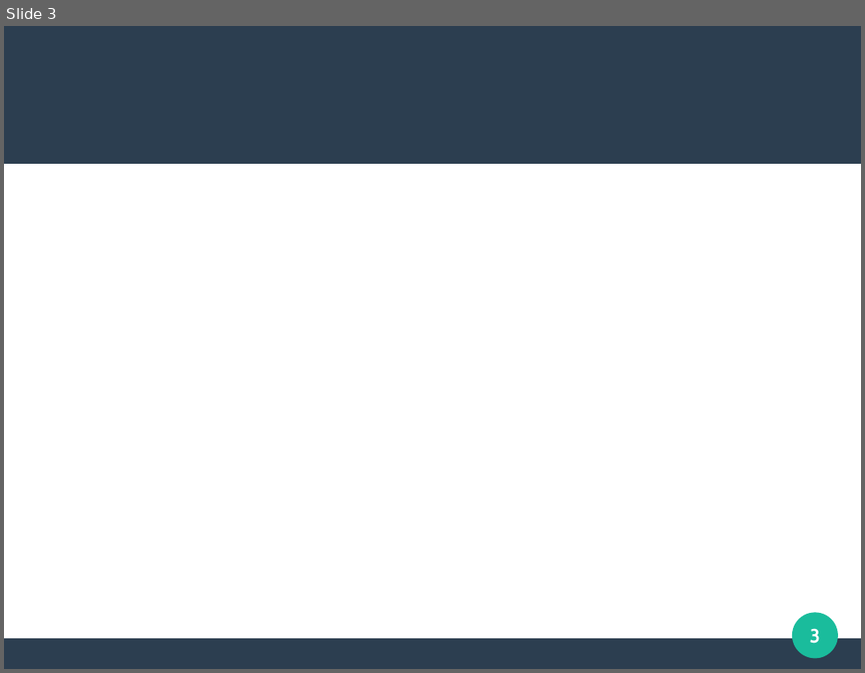
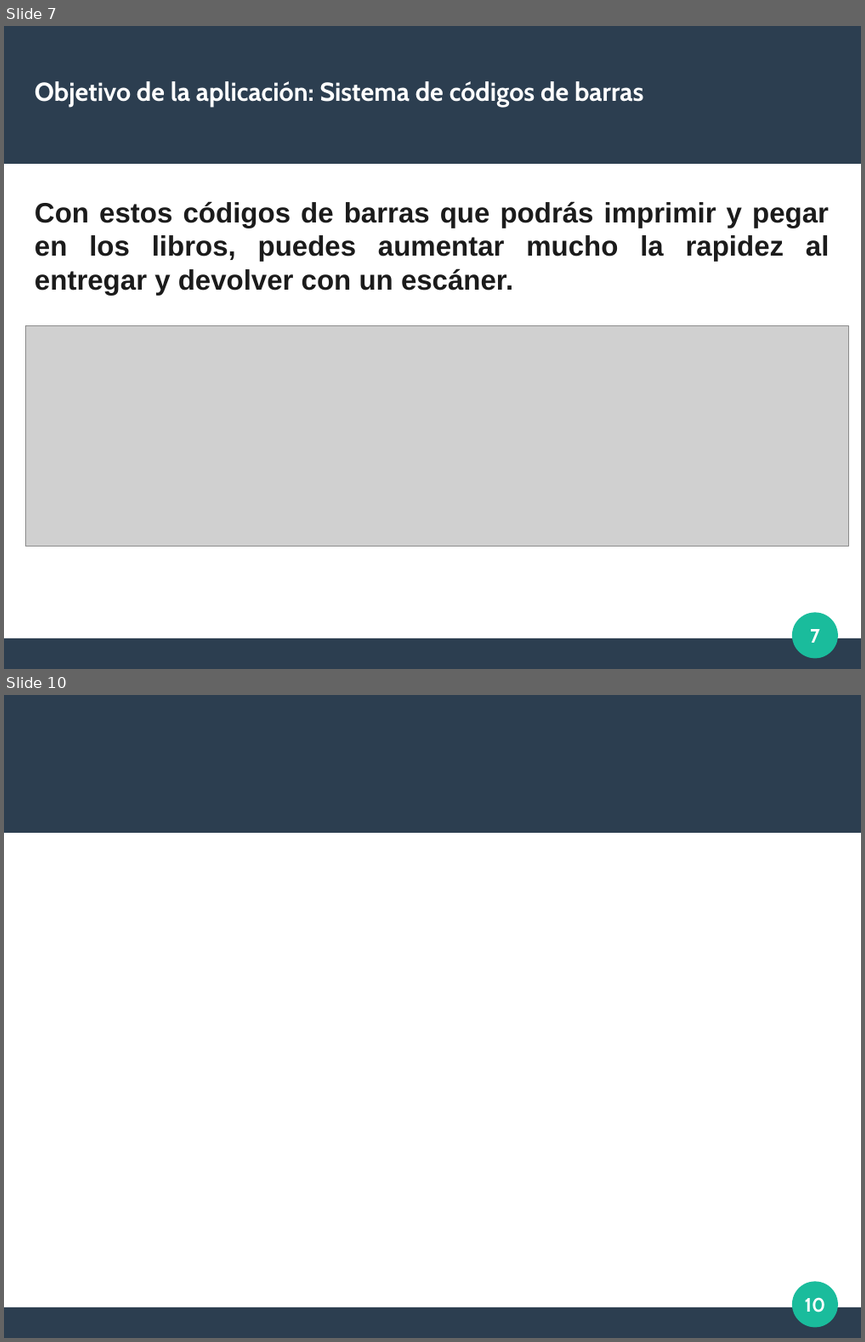
Before and after one commit to sharco-code/Red-Libros, a slide deck: Documentacion/presentacion.odp. Shown one above the other, each under a label of ours: slide 3 before the commit, slides 7 and 10 after it; the slides between them are not shown. The pictures are 865x673 and 865x1342 pixels, drawn with LibreOffice and Linux fonts; fonts in the diff are those of the drawing; grey boxes stand for pictures. Boxes give left, top, right and bottom in pixels: in the first picture for what was removed or moved away, otherwise in the second. Text is boxed around its words. In the diff, an @@ line names an element or a change of style, - is before the commit and + after.

```diff
--- a/Documentacion/presentacion.odp
+++ b/Documentacion/presentacion.odp
@@ slide 7 added at (x1=4, y1=26, x2=861, y2=669), background #FFFFFF; not listed: 3 template elements that a slide beside it also shows @@
@@ title added at (x1=35, y1=81, x2=643, y2=107), 24 pt, text #FFFFFF, bold @@
+Objetivo de la aplicación: Sistema de códigos de barras
@@ text added at (x1=35, y1=201, x2=828, y2=295), 26 pt, text #1B1B1B, bold @@
+Con estos códigos de barras que podrás imprimir y pegar en los libros, puedes aumentar mucho la rapidez al entregar y devolver con un escáner.
@@ picture added at (x1=26, y1=326, x2=848, y2=546) @@
@@ page number added at (x1=810, y1=629, x2=820, y2=642), 18 pt, text #FFFFFF, bold @@
+7
@@ what was slide 3 is now slide 10 @@
@@ page number at (x1=805, y1=1297, x2=826, y2=1312): text changed @@
-3
+10
```
Also in this commit, not shown: 2 slides changed, 7 other slides added, 4 other files.
